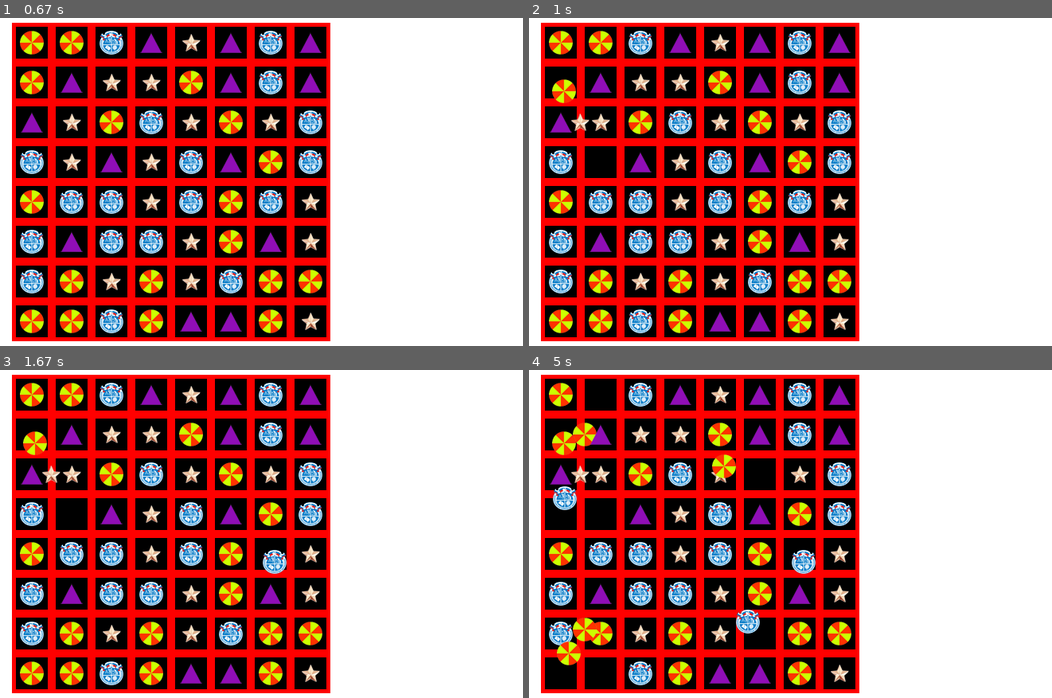
Above: before the commit, frames 1-4 (two rows, left to right).
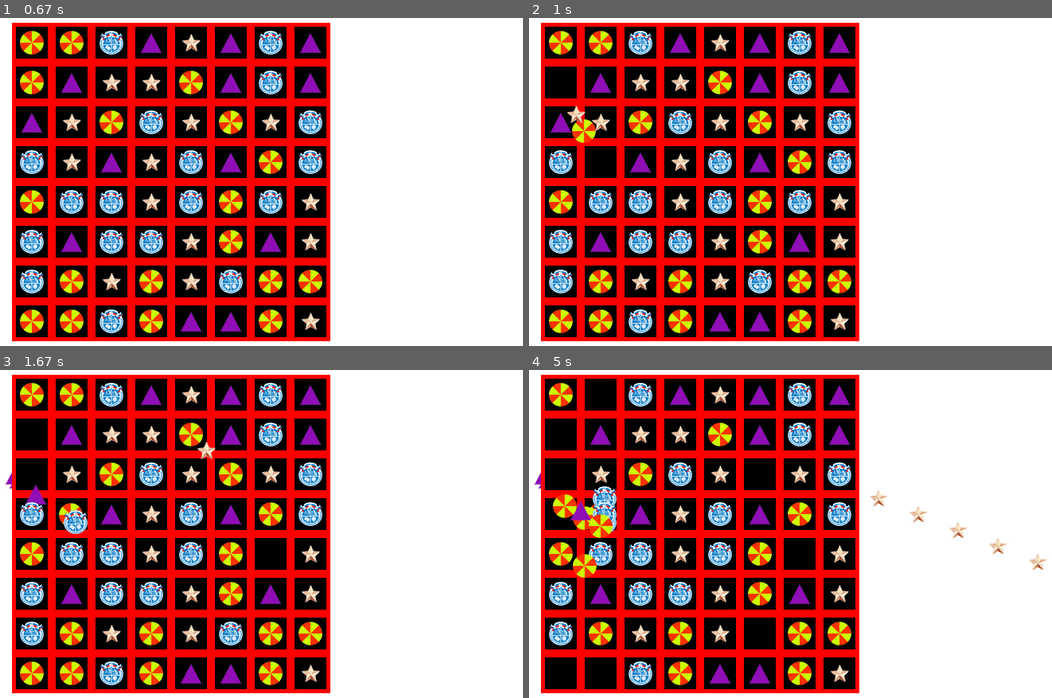
Above: after the commit, the same moments.

Repository: kbogomolov95/ProjectPyGame
Game: pygame game, started from ui.py
Same seed, same stepped clock (60 frames per second), same inputs: the game is played once before the commit and once after it.
Inputs (mouse positions are in pixels of both pictures, inside the frame that each line leads up to):
- Up to frame 1 (0.67 s): press the mouse at (214, 172) at 0.37 s; move the mouse to (135, 159) at 0.47 s; release the mouse at (57, 145) at 0.6 s
- Up to frame 2 (1 s): click (544, 70) at 0.72 s
- Up to frame 3 (1.67 s): click (282, 534) at 1.05 s; click (outside the picture) at 1.38 s
- Up to frame 4 (5 s): click (978, 675) at 1.72 s; click (868, 458) at 2.05 s; click (936, 481) at 2.38 s; click (963, 586) at 2.72 s; click (769, 474) at 3.05 s; click (602, 409) at 3.38 s; click (544, 671) at 3.72 s; click (539, 524) at 4.05 s; click (774, 625) at 4.38 s; click (591, 658) at 4.72 s

Frame 1 is identical in both runs. In frame 2, 0.6% of the frame differs, in the area x 4-13%, y 18-39%; in frame 3, 1.4%; in frame 4, 4.0%, in the area x 0-99%, y 16-91%.

Commit message:
Not a chlen! Swipe animation

Diff:
--- a/ui.py
+++ b/ui.py
@@ -57,16 +57,18 @@
         self.x0 = coords[0]
         self.y0 = coords[1]
         self.selected = False
+        self.board_coords = self.get_coords(coords)
 
     def update(self, params, pos=None):
         if pos != None:
-            if not self.rect.collidepoint(pos):
+            if self.board_coords != self.get_coords(pos):
                 return
             if params['deletion']:
                 self.kill()
 
             if params['selected'] != None:
                 self.selected = params['selected']
+
             if params['move']:
                 self.rect.x += params['move'][0]
                 self.rect.y += params['move'][1]
@@ -79,6 +81,8 @@
         self.rect.x = self.x0 + random.randrange(3) - 1
         self.rect.y = self.y0 + random.randrange(3) - 1
 
+    def get_coords(self, coords):
+        return int((coords[0] - X0) / 50), int((coords[1] - Y0) / 50)
 
 def get_obj_coords(x, y):
     x = X0 + x * CELL_SIZE
@@ -133,7 +137,10 @@
 X0 = 200 - CELL_SIZE * (abs(size[1]) - 7)
 Y0 = 200 - CELL_SIZE * (abs(size[0]) - 7)
 
+# Making board
 board = Board(matrix)
+
+
 generate_map(matrix)
 
 pos1, pos2 = None, None
@@ -168,7 +175,7 @@
                     all_sprites.update(params, pos2)
                     mov1 = calc(pos1, pos2)
                     mov2 = calc(pos2, pos1)
-                    timer = 20
+                    timer = 10
 
     if timer:
         timer -= 1
@@ -177,14 +184,15 @@
 
     params['move'] = mov1
     all_sprites.update(params, pos1)
+
     params['move'] = mov2
     all_sprites.update(params, pos2)
 
-    # Making board
+    print(mov1, mov2)
+
     screen.blit(board.render(), (X0, Y0))
     all_sprites.draw(screen)
 
-    # Drawing board
     clock.tick(fps)
     pygame.display.flip()
 
